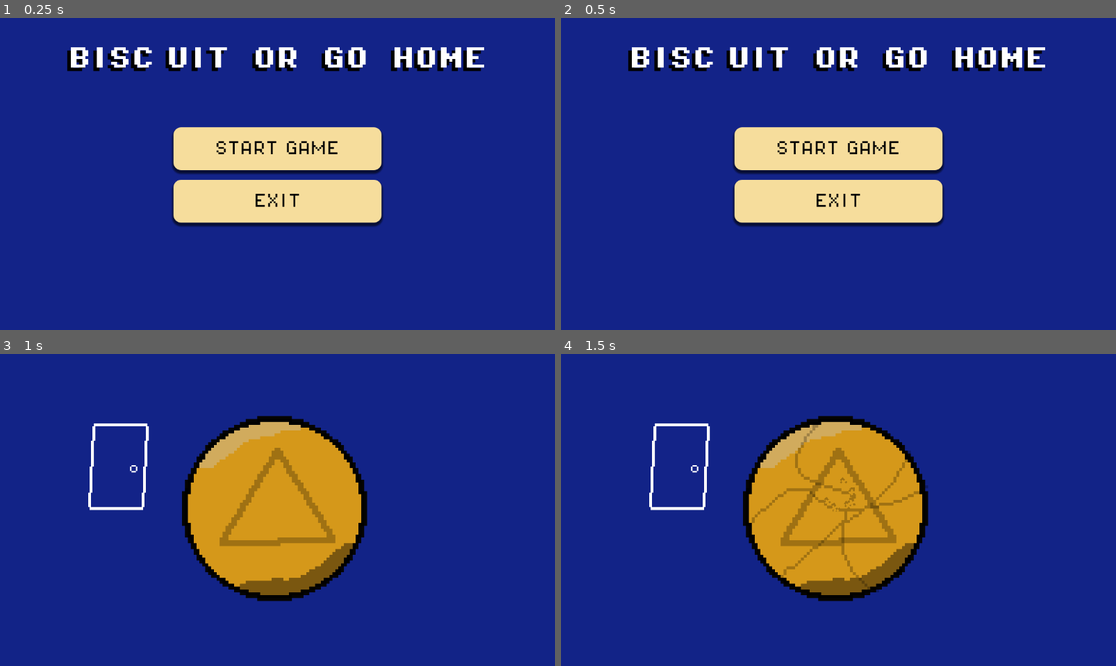
Above: before the commit, frames 1-4 (two rows, left to right).
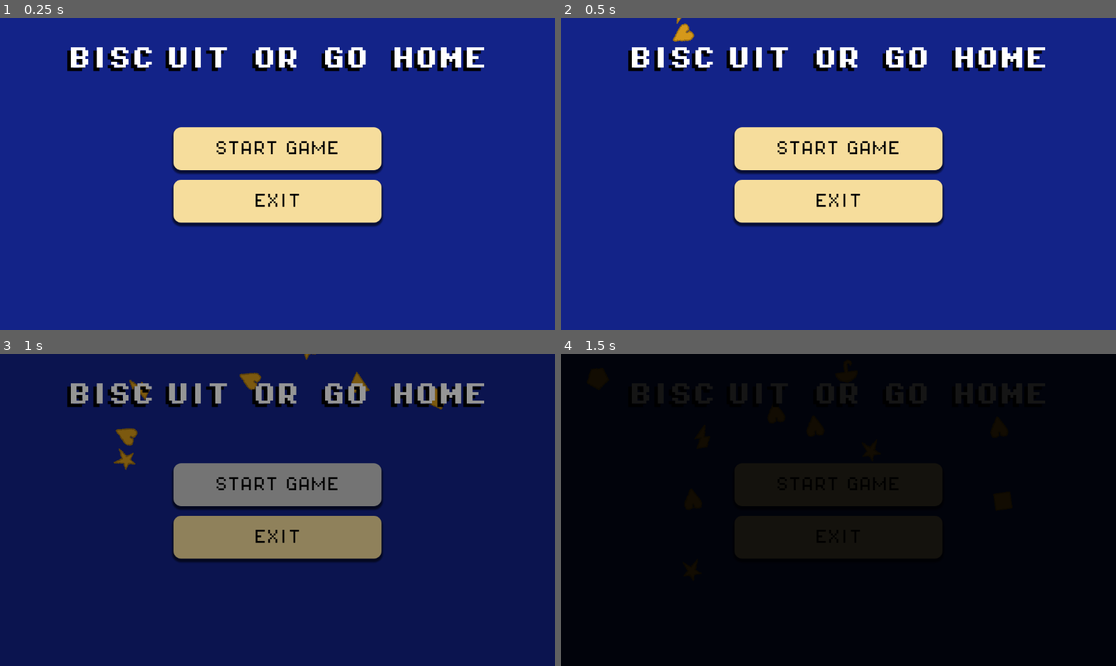
Above: after the commit, the same moments.

Repository: AysbergTr/gamejam-github
Game: Godot game, scene res://scenes/main_menu.tscn
Same seed, same stepped clock (60 frames per second), same inputs: the game is played once before the commit and once after it.
Inputs (mouse positions are in pixels of both pictures, inside the frame that each line leads up to):
- Up to frame 1 (0.25 s): no input
- Up to frame 2 (0.5 s): no input
- Up to frame 3 (1 s): click "START GAME" at 0.5 s
- Up to frame 4 (1.5 s): click (838, 485) at 1.25 s, where only the run after the commit has a clickable "START GAME"

Frame 1 is identical in both runs. In frame 2, 0.2% of the frame differs, in the area x 20-25%, y 0-8%; in frame 3, 100%, in the area x 0-100%, y 0-100%; in frame 4, 98%.

Commit message:
main menu finished
-Overally polished the main menu
-Added background images flying
-Added FadeIn and FadeOut animations
-Added main menu click sound
-Added main menu background music

Diff:
--- /dev/null
+++ b/scenes/Fade_anim.tscn
@@ -0,0 +1,72 @@
+[gd_scene load_steps=5 format=3 uid="uid://hnewpyu7723f"]
+
+[sub_resource type="Animation" id="Animation_suhqw"]
+resource_name = "FadeIn"
+tracks/0/type = "value"
+tracks/0/imported = false
+tracks/0/enabled = true
+tracks/0/path = NodePath(".:color")
+tracks/0/interp = 1
+tracks/0/loop_wrap = true
+tracks/0/keys = {
+"times": PackedFloat32Array(0, 1),
+"transitions": PackedFloat32Array(1, 1),
+"update": 0,
+"values": [Color(0, 0, 0, 0), Color(0, 0, 0, 1)]
+}
+
+[sub_resource type="Animation" id="Animation_ump0w"]
+resource_name = "FadeOut"
+tracks/0/type = "value"
+tracks/0/imported = false
+tracks/0/enabled = true
+tracks/0/path = NodePath(".:color")
+tracks/0/interp = 1
+tracks/0/loop_wrap = true
+tracks/0/keys = {
+"times": PackedFloat32Array(0, 1),
+"transitions": PackedFloat32Array(1, 1),
+"update": 0,
+"values": [Color(0, 0, 0, 1), Color(0, 0, 0, 0)]
+}
+
+[sub_resource type="Animation" id="Animation_ksals"]
+length = 0.001
+tracks/0/type = "value"
+tracks/0/imported = false
+tracks/0/enabled = true
+tracks/0/path = NodePath(".:color")
+tracks/0/interp = 1
+tracks/0/loop_wrap = true
+tracks/0/keys = {
+"times": PackedFloat32Array(0),
+"transitions": PackedFloat32Array(1),
+"update": 0,
+"values": [Color(0, 0, 0, 0)]
+}
+
+[sub_resource type="AnimationLibrary" id="AnimationLibrary_ksals"]
+_data = {
+&"FadeIn": SubResource("Animation_suhqw"),
+&"FadeOut": SubResource("Animation_ump0w"),
+&"RESET": SubResource("Animation_ksals")
+}
+
+[node name="Fade_transition" type="ColorRect"]
+anchors_preset = 8
+anchor_left = 0.5
+anchor_top = 0.5
+anchor_right = 0.5
+anchor_bottom = 0.5
+offset_left = -617.0
+offset_top = -373.0
+offset_right = 674.0
+offset_bottom = 381.0
+grow_horizontal = 2
+grow_vertical = 2
+color = Color(0, 0, 0, 0)
+
+[node name="AnimationPlayer" type="AnimationPlayer" parent="."]
+libraries = {
+&"": SubResource("AnimationLibrary_ksals")
+}
--- /dev/null
+++ b/scenes/floating_symbols.tscn
@@ -0,0 +1,9 @@
+[gd_scene load_steps=2 format=3 uid="uid://bagy2d7yjtvmv"]
+
+[ext_resource type="Script" uid="uid://dfj6v8t4i6j3k" path="res://scripts/floating_symbols.gd" id="1_nj15f"]
+
+[node name="floating_symbols" type="Node2D"]
+script = ExtResource("1_nj15f")
+
+[node name="body" type="Sprite2D" parent="."]
+scale = Vector2(1.2, 1.2)
--- a/scenes/game.tscn
+++ b/scenes/game.tscn
@@ -1,7 +1,8 @@
-[gd_scene load_steps=5 format=3 uid="uid://7mqlexcnwkvy"]
+[gd_scene load_steps=6 format=3 uid="uid://7mqlexcnwkvy"]
 
 [ext_resource type="Script" uid="uid://b03ke3pjmjvfd" path="res://scripts/game.gd" id="1_iywne"]
 [ext_resource type="AudioStream" uid="uid://cjddc7ckfa4xc" path="res://sfx/clicking_sound.wav" id="5_iywne"]
+[ext_resource type="PackedScene" uid="uid://hnewpyu7723f" path="res://scenes/Fade_anim.tscn" id="5_p57ef"]
 [ext_resource type="PackedScene" uid="uid://i28mfgee7hxj" path="res://scenes/door.tscn" id="6_p57ef"]
 [ext_resource type="PackedScene" uid="uid://g42yt0gbrh85" path="res://scenes/biscuit.tscn" id="8_gee14"]
 
@@ -28,3 +29,14 @@
 unique_name_in_owner = true
 position = Vector2(-3, 31)
 CookieName = 0
+
+[node name="Fade_transition" parent="." instance=ExtResource("5_p57ef")]
+visible = false
+offset_left = -663.0
+offset_top = -312.0
+offset_right = 628.0
+offset_bottom = 442.0
+
+[node name="Fade_timer" type="Timer" parent="Fade_transition"]
+
+[connection signal="timeout" from="Fade_transition/Fade_timer" to="." method="_on_fade_timer_timeout"]
--- a/scenes/main_menu.tscn
+++ b/scenes/main_menu.tscn
@@ -1,8 +1,12 @@
-[gd_scene load_steps=9 format=3 uid="uid://c80ef3vqgxqqu"]
+[gd_scene load_steps=13 format=3 uid="uid://c80ef3vqgxqqu"]
 
 [ext_resource type="Script" uid="uid://lcie51d5et3t" path="res://scripts/main_menu.gd" id="1_bqqt6"]
 [ext_resource type="FontFile" uid="uid://kxshfrilu1ou" path="res://fonts/PixelOperator8.ttf" id="1_ekxnf"]
 [ext_resource type="FontFile" uid="uid://cveqkmv7qgt3b" path="res://fonts/PixelOperator8-Bold.ttf" id="1_l6cm7"]
+[ext_resource type="PackedScene" uid="uid://hnewpyu7723f" path="res://scenes/Fade_anim.tscn" id="2_rtw2f"]
+[ext_resource type="PackedScene" uid="uid://bagy2d7yjtvmv" path="res://scenes/floating_symbols.tscn" id="4_wu84c"]
+[ext_resource type="AudioStream" uid="uid://c4oso5et5o36q" path="res://sfx/Oppressive Gloom.mp3" id="5_8ln24"]
+[ext_resource type="AudioStream" uid="uid://cjddc7ckfa4xc" path="res://sfx/clicking_sound.wav" id="6_oa1go"]
 
 [sub_resource type="StyleBoxFlat" id="StyleBoxFlat_l6cm7"]
 bg_color = Color(0.0745098, 0.137255, 0.533333, 1)
@@ -49,7 +53,7 @@
 size_flags_vertical = 4
 script = ExtResource("1_bqqt6")
 
-[node name="Panel" type="Panel" parent="."]
+[node name="background_color" type="Panel" parent="."]
 layout_mode = 1
 anchors_preset = 8
 anchor_left = 0.5
@@ -63,6 +67,56 @@
 grow_horizontal = 2
 grow_vertical = 2
 theme_override_styles/panel = SubResource("StyleBoxFlat_l6cm7")
+
+[node name="floating_symbols_list" type="Node2D" parent="."]
+
+[node name="floating_symbols" parent="floating_symbols_list" instance=ExtResource("4_wu84c")]
+position = Vector2(-421, -115)
+
+[node name="floating_symbols2" parent="floating_symbols_list" instance=ExtResource("4_wu84c")]
+position = Vector2(-421, -115)
+
+[node name="floating_symbols3" parent="floating_symbols_list" instance=ExtResource("4_wu84c")]
+position = Vector2(-421, -115)
+
+[node name="floating_symbols4" parent="floating_symbols_list" instance=ExtResource("4_wu84c")]
+position = Vector2(-421, -115)
+
+[node name="floating_symbols5" parent="floating_symbols_list" instance=ExtResource("4_wu84c")]
+position = Vector2(-421, -115)
+
+[node name="floating_symbols6" parent="floating_symbols_list" instance=ExtResource("4_wu84c")]
+position = Vector2(-421, -115)
+
+[node name="floating_symbols7" parent="floating_symbols_list" instance=ExtResource("4_wu84c")]
+position = Vector2(-421, -115)
+
+[node name="floating_symbols8" parent="floating_symbols_list" instance=ExtResource("4_wu84c")]
+position = Vector2(-421, -115)
+
+[node name="floating_symbols9" parent="floating_symbols_list" instance=ExtResource("4_wu84c")]
+position = Vector2(-421, -115)
+
+[node name="floating_symbols10" parent="floating_symbols_list" instance=ExtResource("4_wu84c")]
+position = Vector2(-421, -115)
+
+[node name="floating_symbols11" parent="floating_symbols_list" instance=ExtResource("4_wu84c")]
+position = Vector2(-421, -115)
+
+[node name="floating_symbols12" parent="floating_symbols_list" instance=ExtResource("4_wu84c")]
+position = Vector2(-421, -115)
+
+[node name="floating_symbols13" parent="floating_symbols_list" instance=ExtResource("4_wu84c")]
+position = Vector2(-421, -115)
+
+[node name="floating_symbols14" parent="floating_symbols_list" instance=ExtResource("4_wu84c")]
+position = Vector2(-421, -115)
+
+[node name="floating_symbols15" parent="floating_symbols_list" instance=ExtResource("4_wu84c")]
+position = Vector2(-421, -115)
+
+[node name="floating_symbols16" parent="floating_symbols_list" instance=ExtResource("4_wu84c")]
+position = Vector2(-421, -115)
 
 [node name="VBoxContainer" type="VBoxContainer" parent="."]
 layout_mode = 1
@@ -147,6 +201,33 @@
 text = "BISC UIT  OR  GO  HOME"
 horizontal_alignment = 1
 
+[node name="main_menu_music" type="AudioStreamPlayer2D" parent="."]
+stream = ExtResource("5_8ln24")
+volume_db = -15.0
+autoplay = true
+parameters/looping = true
+
+[node name="Button_click" type="AudioStreamPlayer2D" parent="."]
+stream = ExtResource("6_oa1go")
+
+[node name="Fade_transition" parent="." instance=ExtResource("2_rtw2f")]
+visible = false
+layout_mode = 0
+anchors_preset = 0
+anchor_left = 0.0
+anchor_top = 0.0
+anchor_right = 0.0
+anchor_bottom = 0.0
+offset_left = -653.0
+offset_top = -406.0
+offset_right = 630.0
+offset_bottom = 406.0
+grow_horizontal = 1
+grow_vertical = 1
+
+[node name="Fade_timer" type="Timer" parent="Fade_transition"]
+
 [connection signal="pressed" from="VBoxContainer/start" to="." method="_on_start_pressed"]
 [connection signal="pressed" from="VBoxContainer/options" to="." method="_on_options_pressed"]
 [connection signal="pressed" from="VBoxContainer/exit" to="." method="_on_exit_pressed"]
+[connection signal="timeout" from="Fade_transition/Fade_timer" to="." method="_on_fade_timer_timeout"]
--- /dev/null
+++ b/scripts/floating_symbols.gd
@@ -0,0 +1,39 @@
+extends Node2D
+
+@onready var body: Sprite2D = $body
+
+#symbols
+const SYMBOL_TRIANGLE = preload("res://assets/symbols of ccokies/symbol_triangle.png")
+const SYMBOL_SQUARE = preload("res://assets/symbols of ccokies/symbol_square.png")
+const SYMBOL_CIRCLE = preload("res://assets/symbols of ccokies/symbol_circle.png")
+const SYMBOL_STAR = preload("res://assets/symbols of ccokies/symbol_star.png")
+const SYMBOL_HEART = preload("res://assets/symbols of ccokies/symbol_heart.png")
+const SYMBOL_PENTAGON = preload("res://assets/symbols of ccokies/symbol_pentagon.png")
+const SYMBOL_UMBRELLA = preload("res://assets/symbols of ccokies/symbol_umbrella.png")
+const SYMBOL_MOON = preload("res://assets/symbols of ccokies/symbol_moon.png")
+const SYMBOL_THUNDER = preload("res://assets/symbols of ccokies/symbol_thunder.png")
+
+var CookieSymbolShape :=[SYMBOL_TRIANGLE, SYMBOL_SQUARE, SYMBOL_CIRCLE,
+						 SYMBOL_STAR, SYMBOL_HEART, SYMBOL_PENTAGON,
+						 SYMBOL_UMBRELLA, SYMBOL_MOON, SYMBOL_THUNDER]
+
+
+# Called when the node enters the scene tree for the first time.
+func _ready() -> void:
+	body.texture = CookieSymbolShape[randf_range(0,9)]
+	body.global_position = Vector2(randf_range(0, 1000), randf_range(-20, -1000))
+	goDown()
+
+
+func goDown() -> void:
+	#body.global_position = Vector2(randf_range(0, 1000), -20)
+	var tween = create_tween()
+	tween.set_parallel(true)
+	tween.tween_property(body, "position", Vector2(body.global_position[0]-100, 500), randf_range(2,5))
+	tween.tween_property(body, "rotation", (body.rotation+10), 5)
+
+func _process(delta: float) -> void:
+	if body.global_position[1] == 709:
+		body.texture = CookieSymbolShape[randf_range(0,9)]
+		body.global_position = Vector2(randf_range(0, 1000), randf_range(-20, -50))
+		goDown()
--- a/scripts/game.gd
+++ b/scripts/game.gd
@@ -26,6 +26,14 @@
 
 
 func _ready() -> void:
+	#fade out animation
+	$Fade_transition.color.a = 255
+	$Fade_transition.show()
+	$Fade_transition/Fade_timer.start()
+	$Fade_transition/AnimationPlayer.play("FadeOut")
+
+	#$Fade_transition.hide()
+
 	rand.randomize()
 	#apply_button.connect("pressed", self, "apply_shake")
 	biscuit.connect("on_cookie", entered_cookie)
@@ -86,3 +94,7 @@
 		clicking_sound.play()
 		spawn_particle()
 		apply_shake()
+
+
+func _on_fade_timer_timeout() -> void:
+	$Fade_transition.hide()
--- a/scripts/main_menu.gd
+++ b/scripts/main_menu.gd
@@ -1,5 +1,8 @@
 extends Control
 
+var button_type = null
+
+@onready var button_click_sfx: AudioStreamPlayer2D = $Button_click
 
 # Called when the node enters the scene tree for the first time.
 func _ready() -> void:
@@ -12,11 +15,27 @@
 
 
 func _on_start_pressed() -> void:
-	get_tree().change_scene_to_file("res://scenes/game.tscn")
-
+	button_type = "start"
+	$Fade_transition.show()
+	$Fade_transition/Fade_timer.start()
+	$Fade_transition/AnimationPlayer.play("FadeIn")
+	button_click_sfx.play()
 
 func _on_options_pressed() -> void:
 	print("options")
 
 func _on_exit_pressed() -> void:
-	get_tree().quit()
+	button_type = "exit"
+	button_click_sfx.play()
+	$Fade_transition.show()
+	$Fade_transition/Fade_timer.start()
+	$Fade_transition/AnimationPlayer.play("FadeIn")
+
+
+
+func _on_fade_timer_timeout() -> void:
+	if button_type == "start":
+		get_tree().change_scene_to_file("res://scenes/game.tscn")
+
+	elif button_type == "exit":
+		get_tree().quit()
Not shown, added: scripts/floating_symbols.gd.uid
Not shown, added: sfx/Oppressive Gloom.mp3.import
Not shown, added: sfx/Oppressive Gloom.mp3
